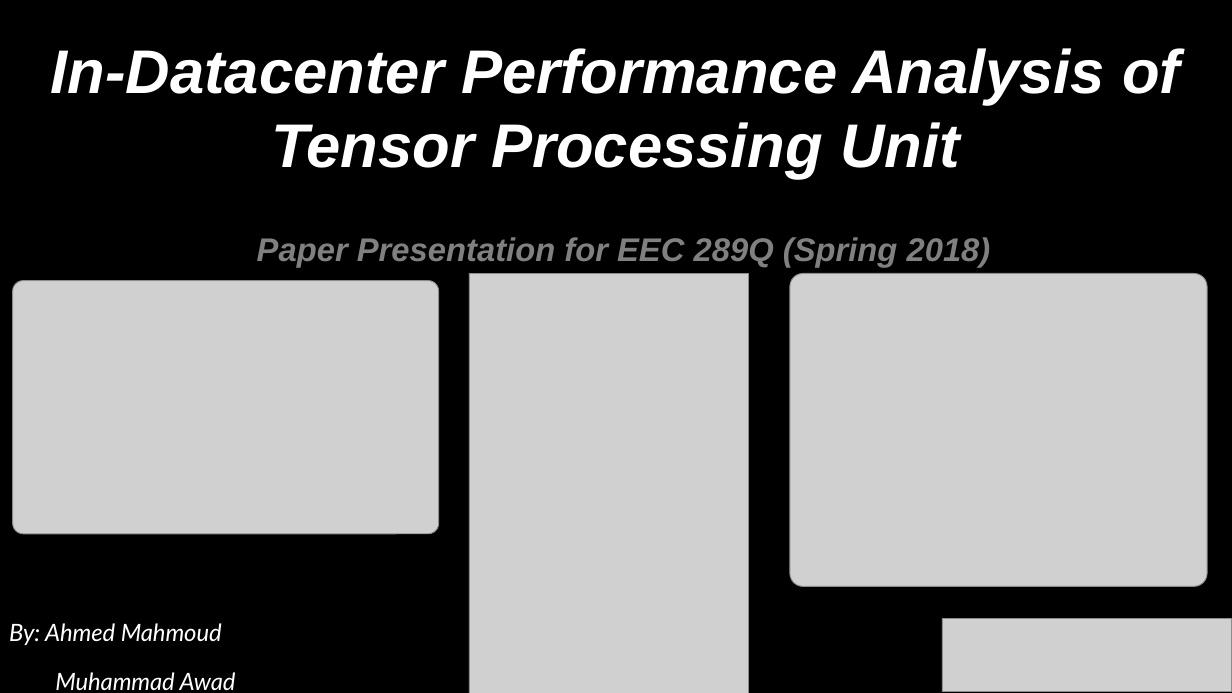
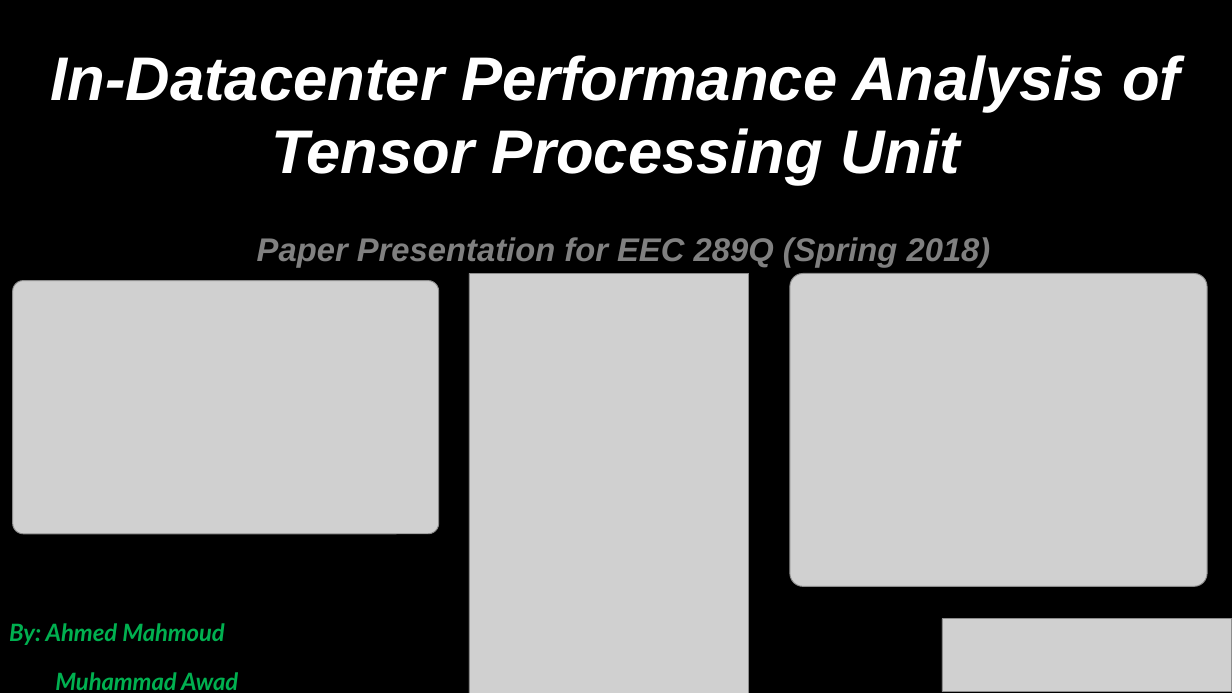
Before and after one commit to Ahdhn/EEC289Q-S18, a slide deck: slide 1 of Presentation/TPU.pptx. Drawn at 1232x693 pixels with LibreOffice and Linux fonts; fonts in the diff are those of the drawing; grey boxes stand for pictures. Boxes give left, top, right and bottom in pixels: in the first picture for what was removed or moved away, otherwise in the second. Text is boxed around its words. In the diff, an @@ line names an element or a change of style, - is before the commit and + after.

```diff
--- a/Presentation/TPU.pptx
+++ b/Presentation/TPU.pptx
@@ text "In-Datacenter Performance Analysis of Tensor ...": place and size @@
-text "In-Datacenter Performance Analysis of Tensor ..." at [51,48,1180,179]
+text "In-Datacenter Performance Analysis of Tensor ..." at [51,55,1180,185]
@@ text "By: Ahmed Mahmoud" at [9,623,238,690]: text colour #FFFFFF to #00B050, bold on @@
```
Also in this commit, not shown: 4 other slides changed, 2 slides added, 2 slides removed.
